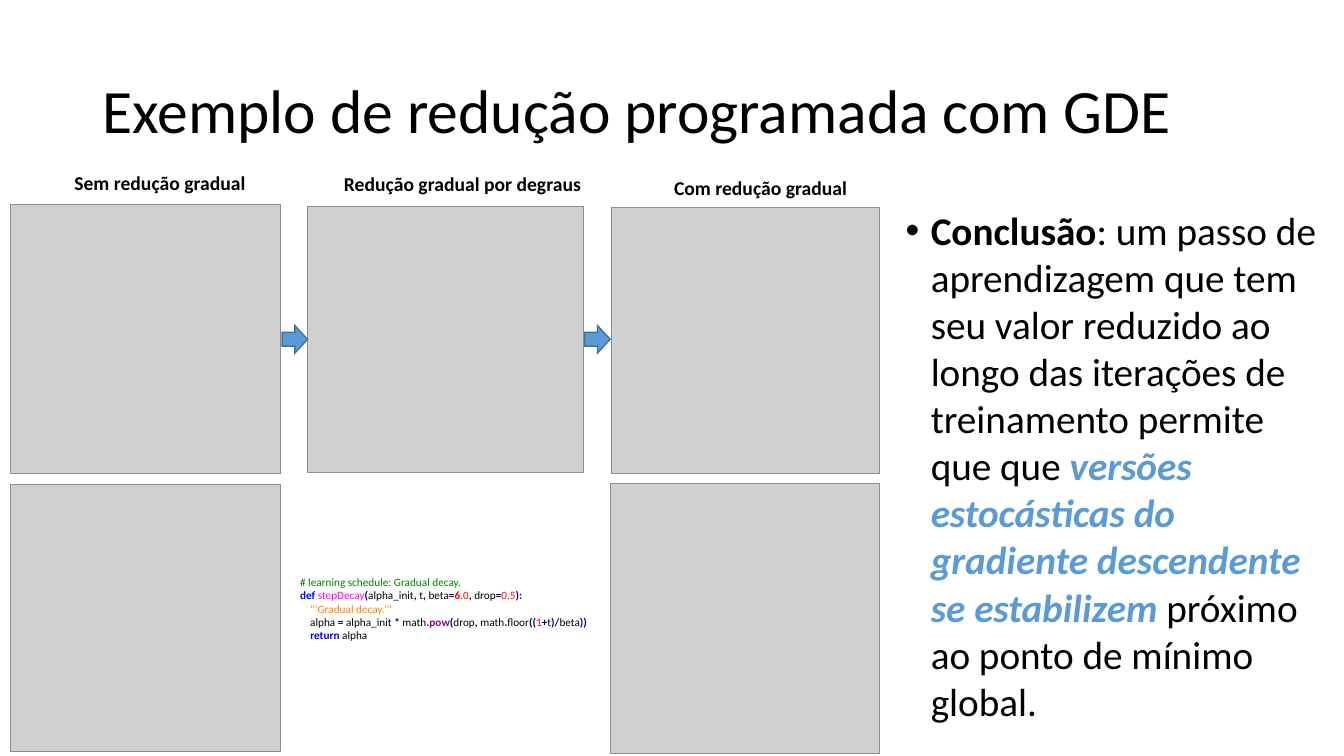
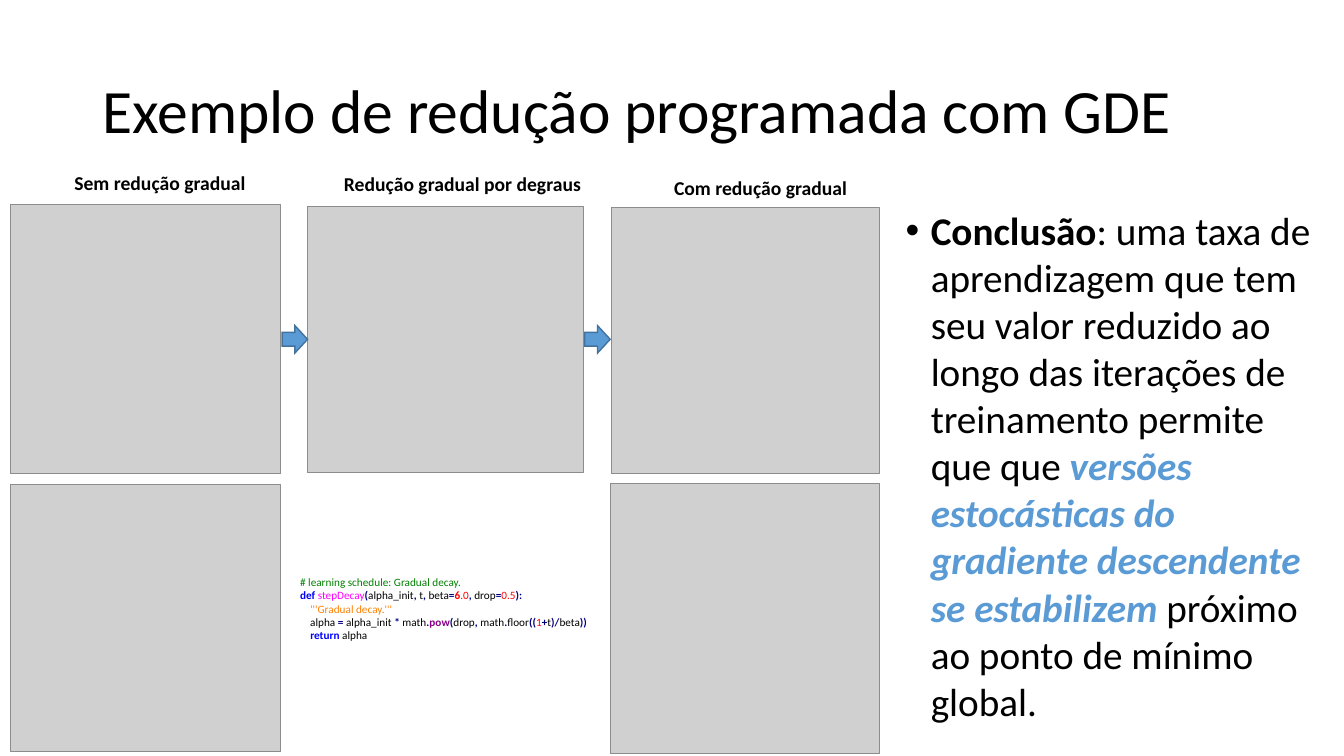
Before and after one commit to zz4fap/t319_aprendizado_de_maquina, a slide deck: slide 27 of slides/T319_Regressão_Linear (Parte III).pptx. Drawn at 1344x756 pixels with LibreOffice and Linux fonts; fonts in the diff are those of the drawing; grey boxes stand for pictures. Boxes give left, top, right and bottom in pixels: in the first picture for what was removed or moved away, otherwise in the second. Text is boxed around its words. In the diff, an @@ line names an element or a change of style, - is before the commit and + after.

```diff
--- a/slides/T319_Regressão_Linear (Parte III).pptx
+++ b/slides/T319_Regressão_Linear (Parte III).pptx
@@ text at [931,217,1310,723]: text changed @@
-• Conclusão: um passo de aprendizagem que tem seu valor reduzido ao longo das iterações de treinamento permite que que versões estocásticas do gradiente descendente se estabilizem próximo ao ponto de mínimo global.
+• Conclusão: uma taxa de aprendizagem que tem seu valor reduzido ao longo das iterações de treinamento permite que que versões estocásticas do gradiente descendente se estabilizem próximo ao ponto de mínimo global.
```
Also in this commit, not shown: 3 other slides changed, 3 other files.
